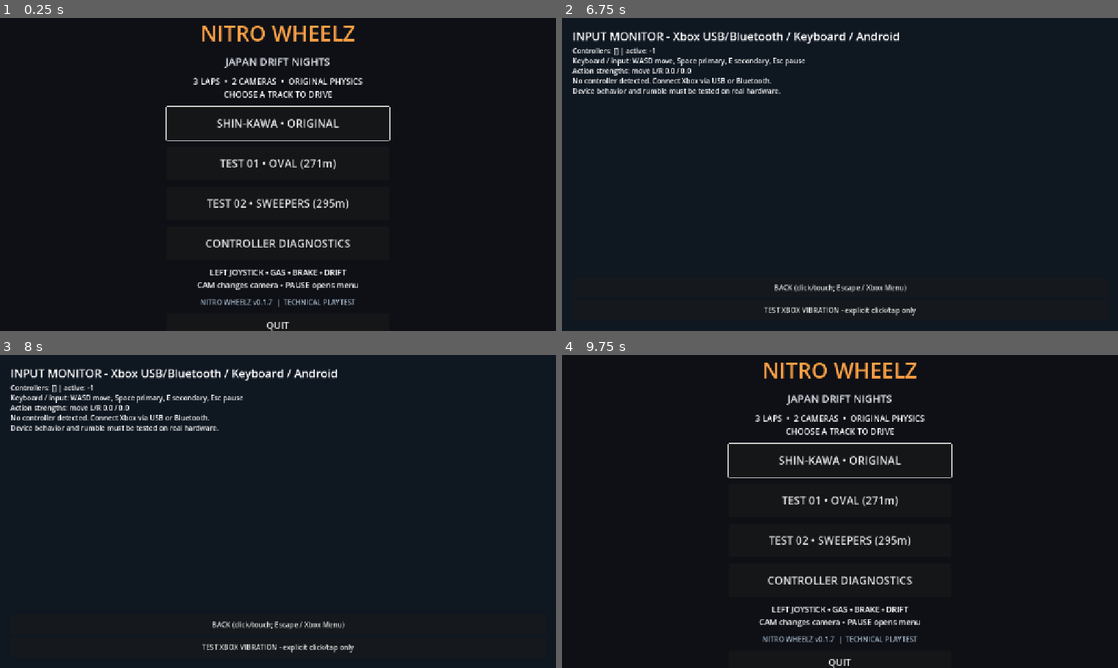
Above: before the commit, frames 1-4 (two rows, left to right).
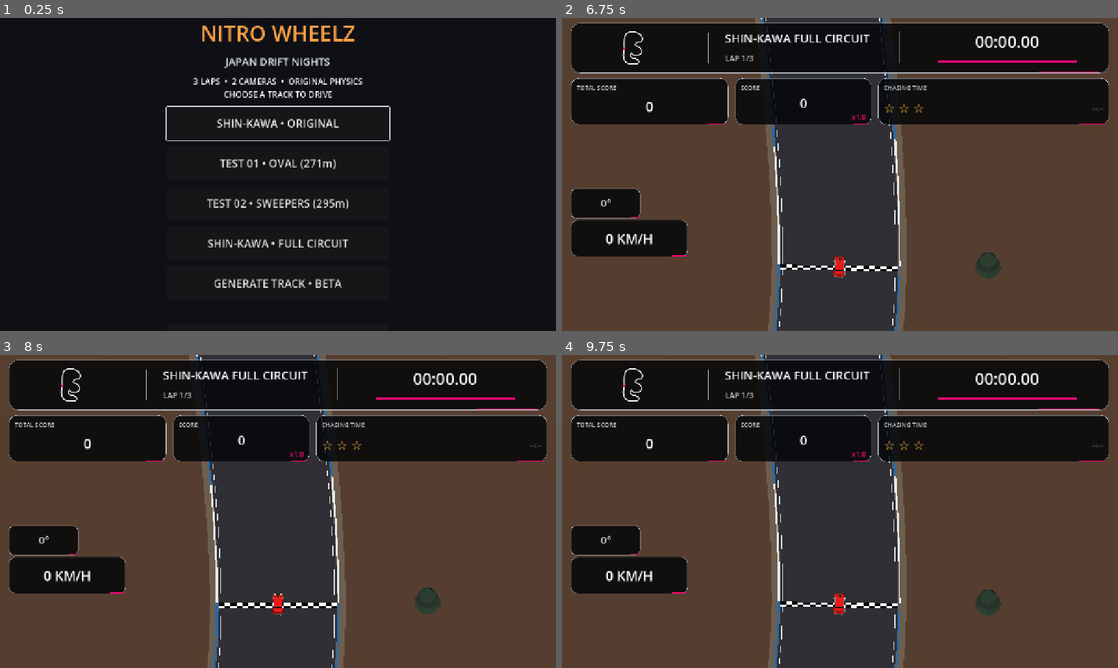
Above: after the commit, the same moments.

Repository: karllondor/Nitro-Wheelz-
Game: Godot game, scene res://scenes/boot.tscn
Two runs of this game, one before a commit and one after it. Both use one fixed random seed, a clock stepped at 60 frames per second and the inputs below.
Inputs (mouse positions are in pixels of both pictures, inside the frame that each line leads up to):
- Up to frame 1 (0.25 s): no input
- Up to frame 2 (6.75 s): click "SHIN-KAWA • ORIGINAL" at 0.5 s; tap Enter at 1.25 s; move the mouse to (962, 158) at 1.27 s; hold D (move_right) 1.28-2 s; tap M at 1.35, 3.8, 5.85 s; click (962, 158) at 1.42 s; click "TEST 01 • OVAL (271m)" at 2 s; tap R (race_restart) at 2.75 s; drag from (728, 190) to (812, 237) at 2.77 s; move the mouse to (895, 105) at 3.52 s; hold D (move_right) 3.53-4.25 s; tap E (action_secondary) at 3.6 s; click "TEST 02 • SWEEPERS (295m)" at 4.25 s; drag from (812, 237) to (673, 127) at 5.02 s; move the mouse to (1006, 221) at 5.77 s; hold A (move_left) 5.78-6.5 s; tap Escape (game_pause) at 6.4 s; click (840, 243) at 6.5 s, where only the run before the commit has a clickable "CONTROLLER DIAGNOSTICS"
- Up to frame 3 (8 s): drag from (111, 464) to (194, 433) at 7.27 s
- Up to frame 4 (9.75 s): move the mouse to (867, 511) at 8.02 s; hold S (brake) 8.03-8.75 s; hold Space (action_primary) 8.03-8.75 s; click (867, 511) at 8.17 s; tap M at 8.3 s; click (840, 646) at 8.75 s, where only the run before the commit has a clickable "TEST XBOX VIBRATION - explici…"; click "BACK (click/touch, Escape / X…" (after the commit: "SHIN-KAWA • FULL CIRCUIT") at 9.5 s

The runs differ from the first frame. In frame 1, 1.7% of the frame differs, in the area x 35-65%, y 70-100%; in frame 2, 72%, in the area x 0-100%, y 0-100%; in frame 3, 72%; in frame 4, 71%.

Commit message:
feat(v0.1.8): include full circuit and safe Generate Track beta in menu

Diff:
--- a/game/scripts/boot.gd
+++ b/game/scripts/boot.gd
@@ -47,6 +47,27 @@
         scale_factor,"res://tracks/benchmark_oval.json")
     _button(menu,"TEST 02 • SWEEPERS (295m)","res://scenes/race.tscn",
         scale_factor,"res://tracks/benchmark_sweepers.json")
+    _button(menu,"SHIN-KAWA • FULL CIRCUIT","res://scenes/race.tscn",
+        scale_factor,"res://tracks/shin_kawa_full_circuit.json")
+
+    # Creator BETA: generate a new safe closed Track DNA variant locally;
+    # never start a race with an unvalidated corridor.
+    var generated_status := Label.new()
+    generated_status.text = ""
+    generated_status.horizontal_alignment = HORIZONTAL_ALIGNMENT_CENTER
+    generated_status.add_theme_font_size_override("font_size",int(16*scale_factor))
+    var generator_button := _button(menu,"GENERATE TRACK • BETA","res://scenes/race.tscn",scale_factor)
+    generator_button.pressed.connect(func():
+        var creator: Variant = load("res://scripts/world/track_generator.gd").new()
+        var seed: int = Time.get_ticks_usec()
+        var result: Dictionary = creator.generate(seed)
+        if bool(result.get("ok",false)):
+            ProjectSettings.set_setting("nitro/selected_track",str(result["path"]))
+            get_tree().change_scene_to_file("res://scenes/race.tscn")
+        else:
+            generated_status.text = "GENERATION FAILED: "+str(result.get("error","unknown"))
+    )
+    menu.add_child(generated_status)
     _button(menu,"CONTROLLER DIAGNOSTICS","res://scenes/dev/input_monitor.tscn",scale_factor)
 
     var hint := Label.new()
